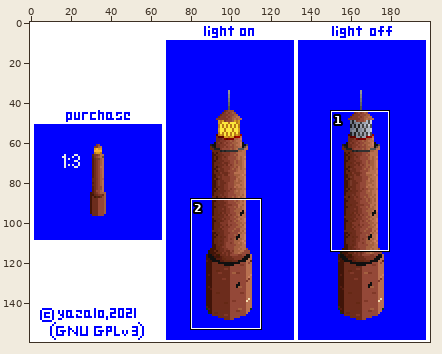
Sprite sheet, stored at gfx/gaski.png. The picture above shows the old version from afar; the outline marks the close-up.
Close-up. The starting point:
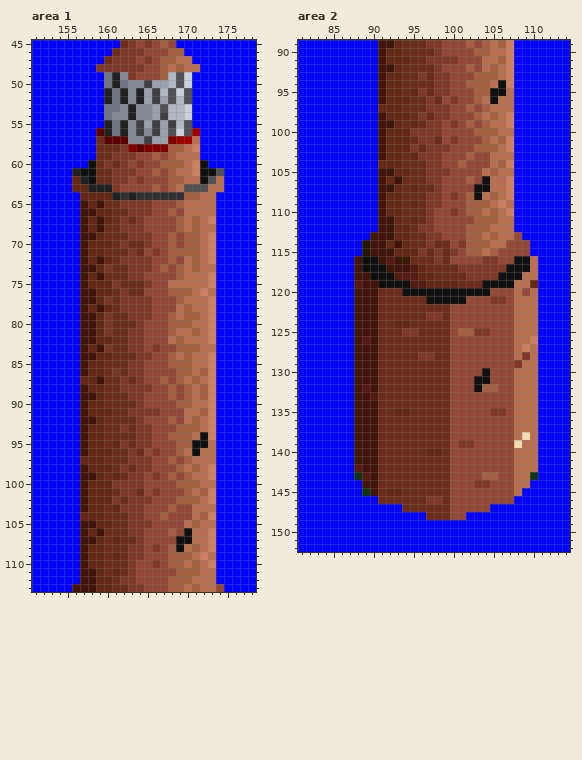
The file is 200x160 pixels. Shown: area 1: x 151..178, y 45..113; area 2: x 81..114, y 89..152. The commit also changed other parts of the picture, which this record leaves out.
The result:
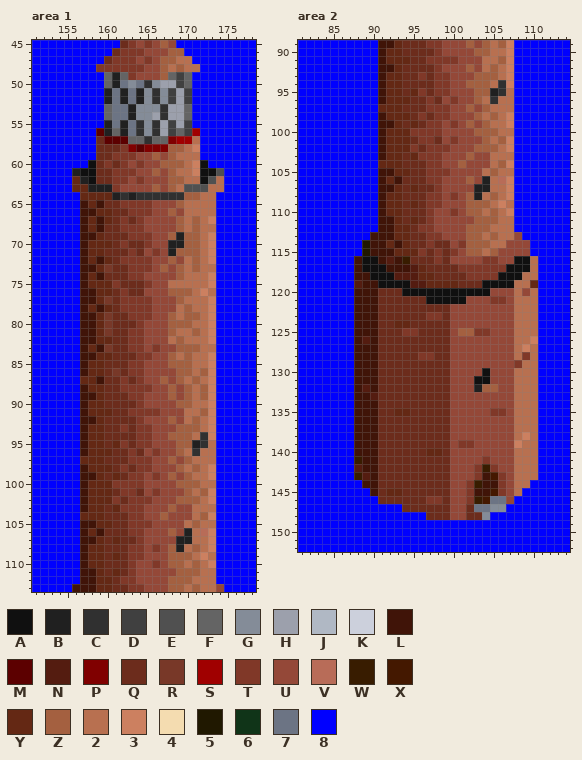
Palette (. is transparent): A #101010  B #202020  C #303030  D #404040  E #505050  F #646464  G #848c98  H #9ca0ac  J #b0b8c4  K #ccd0dc  L #401408  M #5c0000  N #541c10  P #800000  Q #6c2c1c  R #783828  S #a00000  T #803828  U #944838  V #b86c58  W #381c00  X #441800  Y #642814  Z #a46040  2 #b87050  3 #cc8060  4 #f4dcb0  5 #201800  6 #103418  7 #6c7484  8 #0000ff
Changes in this commit:
{"where": "area 1"}
{"y":49,"x":160,"old":"7","new":"F"}
{"y":49,"x":162,"old":"G","new":"F"}
{"y":49,"x":168,"old":"JEK","new":"FDF"}
{"y":50,"x":160,"old":"7","new":"F"}
{"y":50,"x":164,"old":"GDH","new":"7CG"}
{"y":50,"x":168,"old":"JEK","new":"HDF"}
{"y":51,"x":163,"old":"G","new":"7"}
{"y":51,"x":165,"old":"HDJEKE","new":"GCGDHD"}
{"y":52,"x":163,"old":"G","new":"7"}
{"y":52,"x":165,"old":"HDHEJE","new":"GCGDHD"}
{"y":53,"x":160,"old":"7","new":"F"}
{"y":53,"x":162,"old":"G","new":"7"}
{"y":53,"x":166,"old":"HEJJK","new":"GCHHF"}
{"y":54,"x":160,"old":"7GG","new":"F77"}
{"y":54,"x":167,"old":"DJJK","new":"CHHF"}
{"y":55,"x":163,"old":"GDHD","new":"7CGC"}
{"y":55,"x":169,"old":"JE","new":"HD"}
{"y":56,"x":161,"old":"7","new":"F"}
{"y":56,"x":163,"old":"GD","new":"7C"}
{"y":56,"x":166,"old":"D","new":"C"}
{"y":56,"x":168,"old":"EKE","new":"DFD"}
{"y":57,"x":163,"old":"GGDHH","new":"FFCFF"}
{"y":69,"x":169,"old":"U","new":"B"}
{"y":70,"x":168,"old":"ZU","new":"BB"}
{"y":71,"x":168,"old":"Z","new":"B"}
{"y":94,"x":172,"old":"A","new":"C"}
{"y":95,"x":171,"old":"AA","new":"BC"}
{"y":96,"x":171,"old":"A","new":"C"}
{"y":106,"x":170,"old":"A","new":"B"}
{"y":107,"x":169,"old":"AA","new":"BB"}
{"y":108,"x":169,"old":"A","new":"B"}
{"where": "area 2"}
{"y":94,"x":106,"old":"A","new":"C"}
{"y":95,"x":105,"old":"AA","new":"BC"}
{"y":96,"x":105,"old":"A","new":"C"}
{"y":106,"x":104,"old":"A","new":"B"}
{"y":107,"x":103,"old":"AA","new":"BB"}
{"y":108,"x":103,"old":"A","new":"B"}
{"y":132,"x":103,"old":"A","new":"B"}
{"y":138,"x":109,"old":"4","new":"3"}
{"y":139,"x":108,"old":"4","new":"3"}
{"y":141,"x":104,"old":"U","new":"T"}
{"y":142,"x":103,"old":"UUU","new":"TWT"}
{"y":143,"x":88,"old":"6","new":"W"}
{"y":143,"x":103,"old":"UZZU","new":"TLXT"}
{"y":143,"x":110,"old":"6","new":"2"}
{"y":144,"x":102,"old":"UTTUU","new":"TWLLT"}
{"y":145,"x":89,"old":"6","new":"8"}
{"y":145,"x":102,"old":"UUUUU","new":"TLLXT"}
{"y":146,"x":102,"old":"UUUUU","new":"TWX77"}
{"y":147,"x":102,"old":"UUU88","new":"Q77GG"}
{"y":148,"x":102,"old":"888","new":"QQG"}
